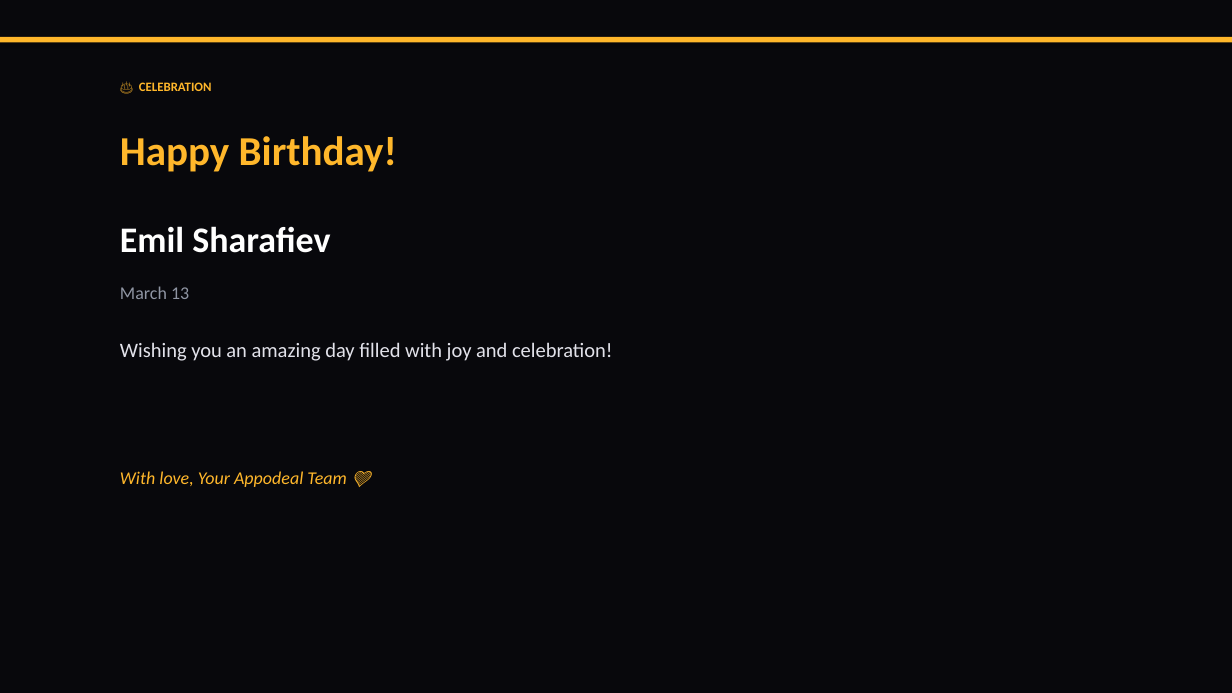
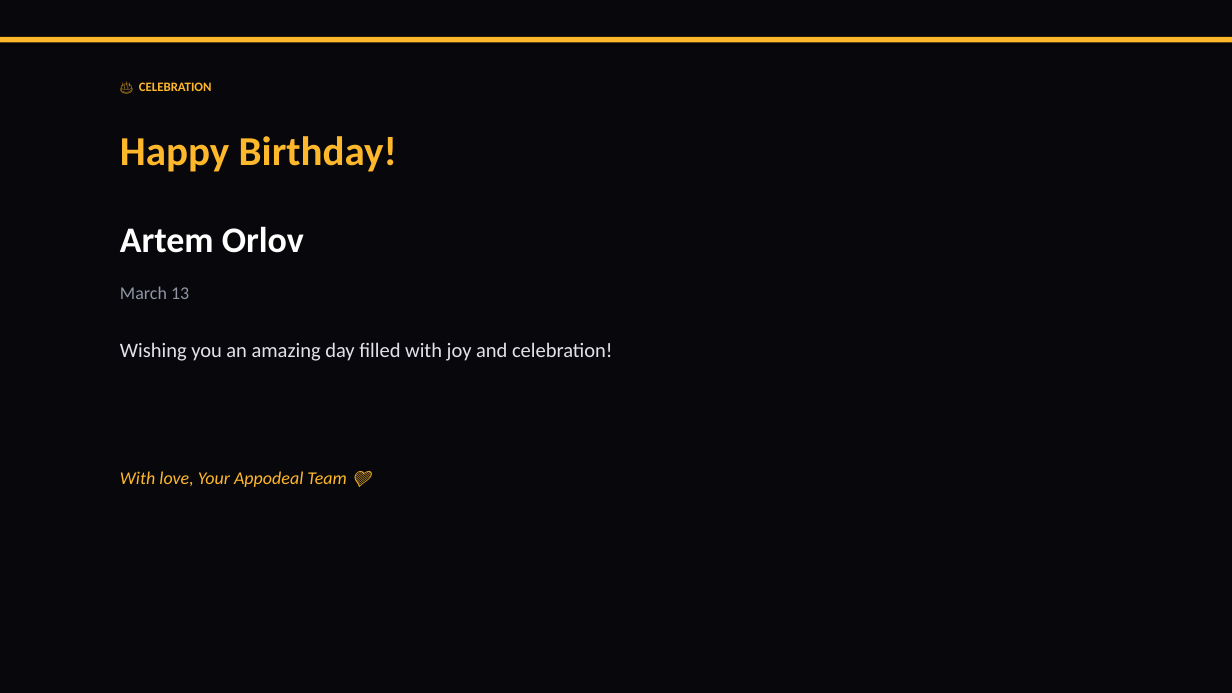
Before and after one commit to liliyagarifullina-maker/appodeal-pulse, a slide deck: slide 2 of data/archive/pulse_2026-03-13.pptx. Drawn at 1232x693 pixels with LibreOffice and Linux fonts; fonts in the diff are those of the drawing. Boxes give left, top, right and bottom in pixels: in the first picture for what was removed or moved away, otherwise in the second. Text is boxed around its words. In the diff, an @@ line names an element or a change of style, - is before the commit and + after.

```diff
--- a/data/archive/pulse_2026-03-13.pptx
+++ b/data/archive/pulse_2026-03-13.pptx
@@ text at (120, 226, 304, 253): text changed @@
-Emil Sharafiev
+Artem Orlov
```
Also in this commit, not shown: 3 other slides changed, 2 slides added, 20 slides removed, 2 other files.
